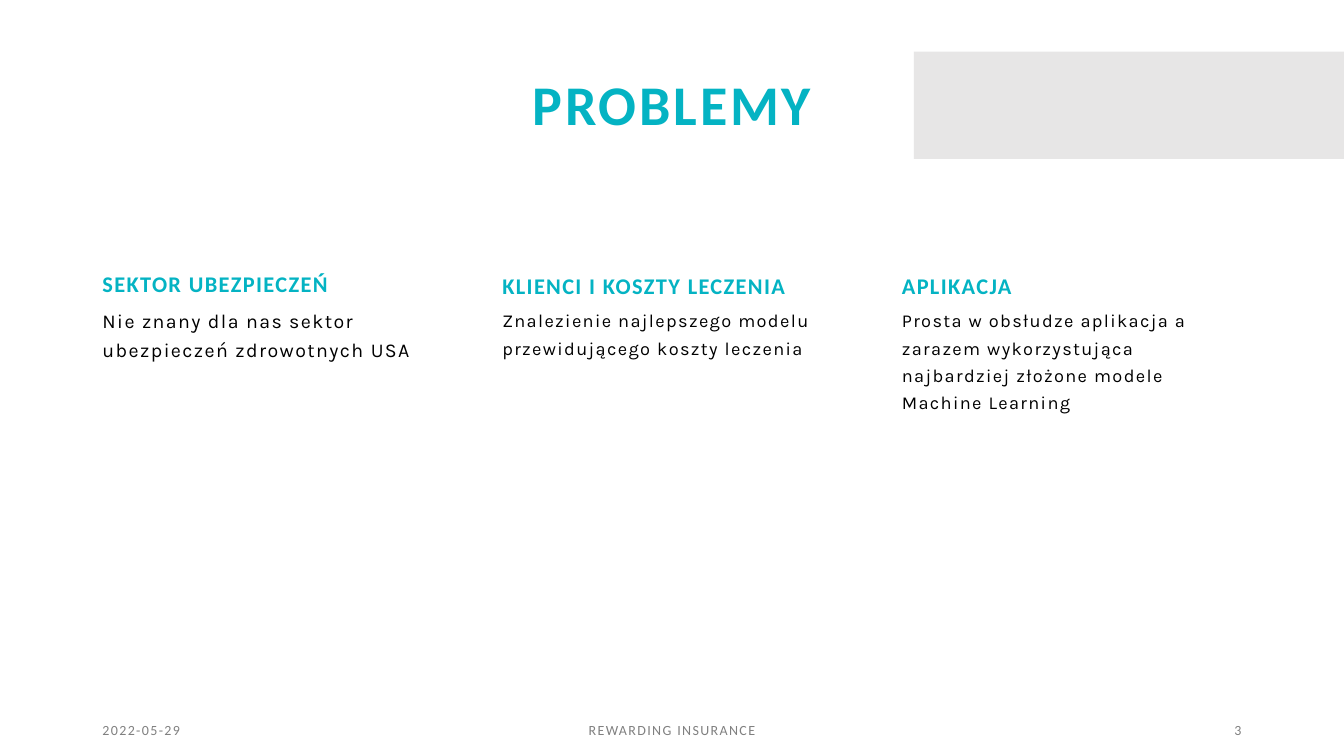
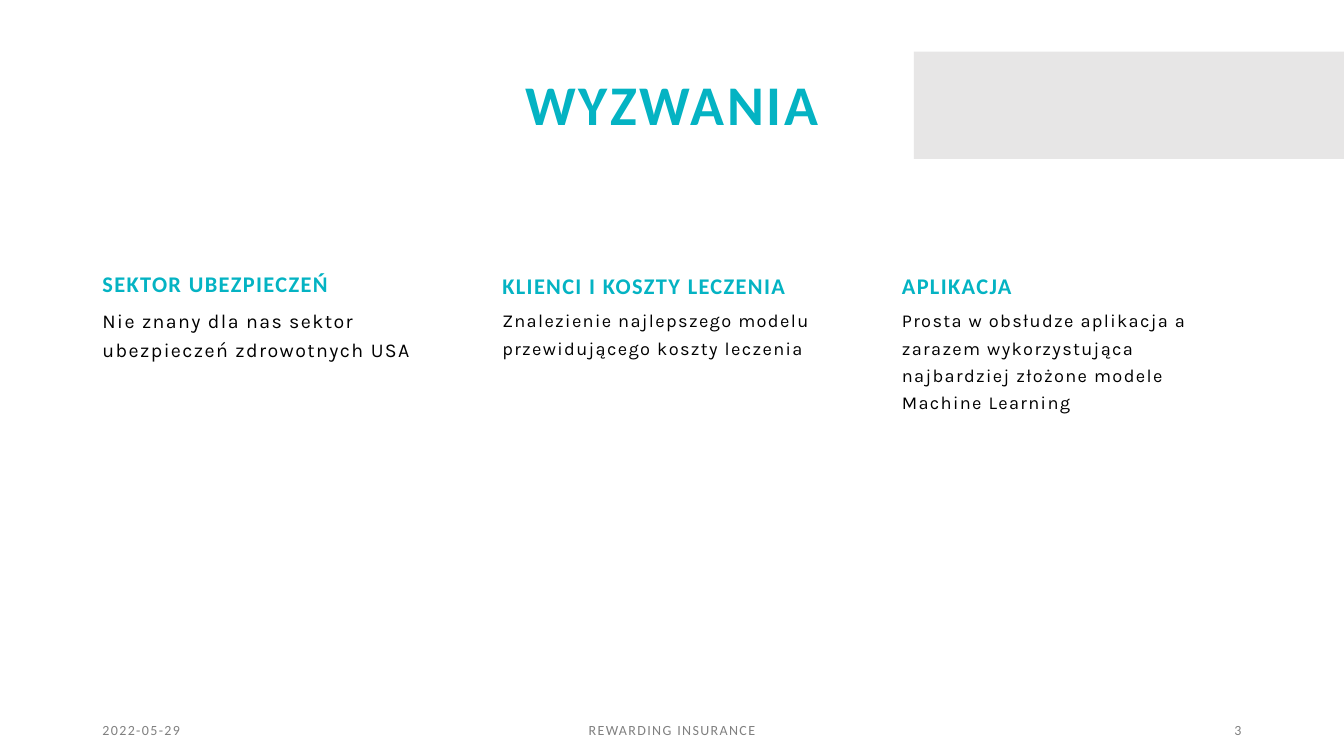
Before and after one commit to infoshareacademy/jdszr6-grupa-bez-nazwy, a slide deck: slide 3 of ML_project/rewarding Insurance 202205282249.pptx. Drawn at 1344x756 pixels with LibreOffice and Linux fonts; fonts in the diff are those of the drawing. Boxes give left, top, right and bottom in pixels: in the first picture for what was removed or moved away, otherwise in the second. Text is boxed around its words. In the diff, an @@ line names an element or a change of style, - is before the commit and + after.

```diff
--- a/ML_project/rewarding Insurance 202205282249.pptx
+++ b/ML_project/rewarding Insurance 202205282249.pptx
@@ title at (525, 88, 818, 125): text changed @@
-PROBLEMY
+WYZWANIA
```
Also in this commit, not shown: 3 other slides changed, 1 slide added, 2 slides removed.
